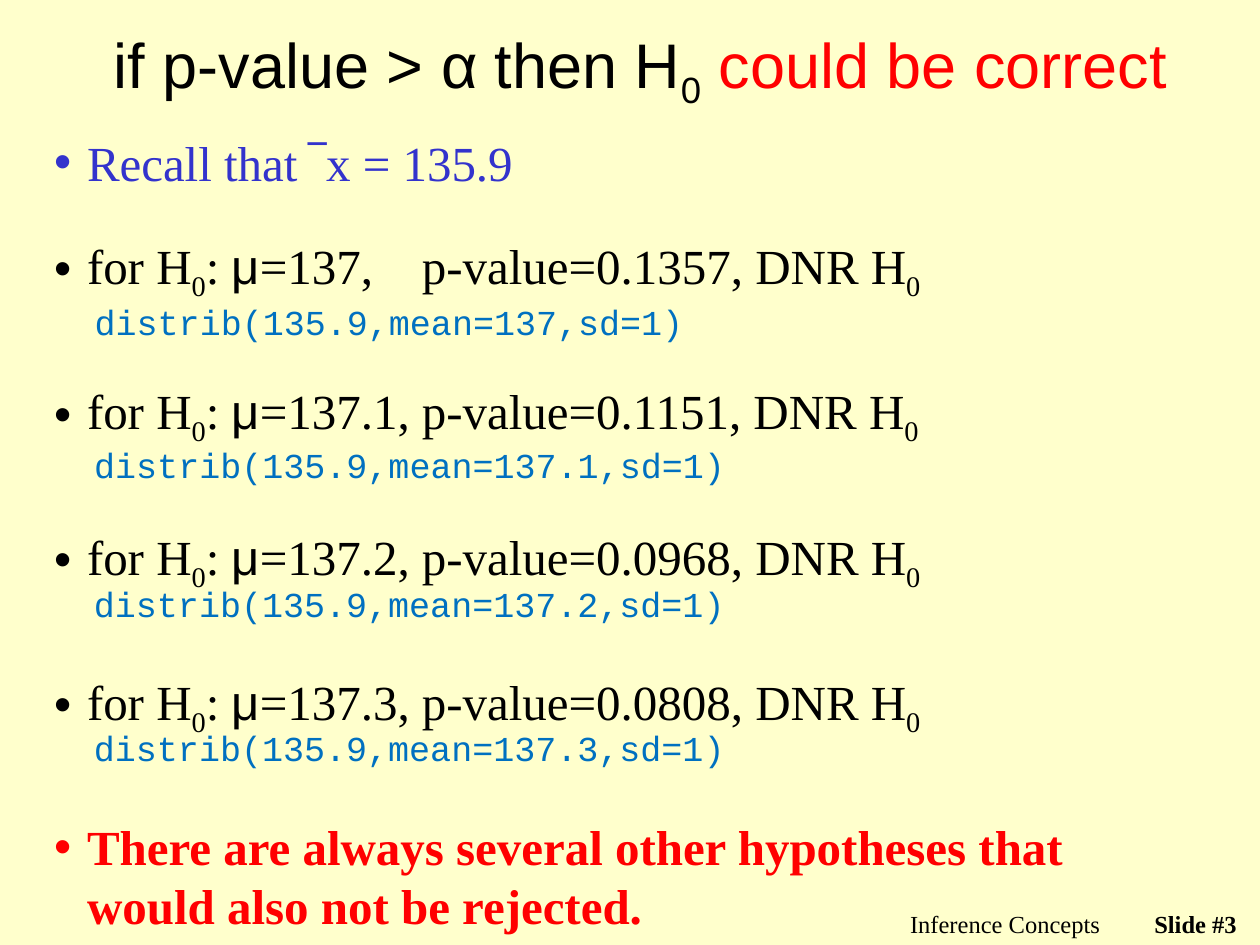
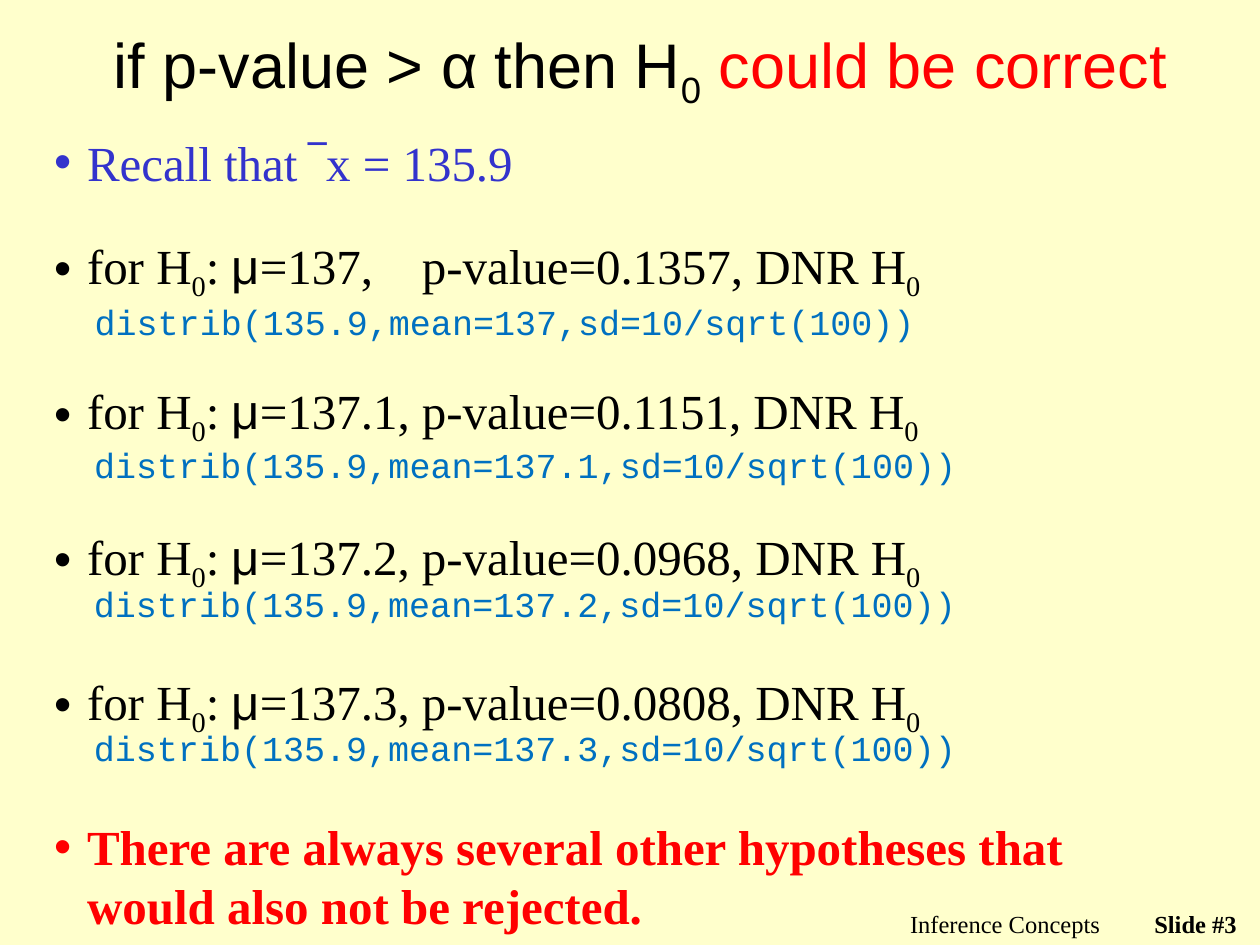
Before and after one commit to droglenc/NCMTH107, a slide deck: slide 3 of modules/Hypothesis_Testing/PPT-Lecture-2.pptx. Drawn at 1260x945 pixels with LibreOffice and Linux fonts; fonts in the diff are those of the drawing; background and template pictures are left out. Boxes give left, top, right and bottom in pixels: in the first picture for what was removed or moved away, otherwise in the second. Text is boxed around its words. In the diff, an @@ line names an element or a change of style, - is before the commit and + after.

```diff
--- a/modules/Hypothesis_Testing/PPT-Lecture-2.pptx
+++ b/modules/Hypothesis_Testing/PPT-Lecture-2.pptx
@@ text at [95,310,915,343]: text changed @@
-distrib(135.9,mean=137,sd=1)
+distrib(135.9,mean=137,sd=10/sqrt(100))
@@ text at [94,453,956,486]: text changed @@
-distrib(135.9,mean=137.1,sd=1)
+distrib(135.9,mean=137.1,sd=10/sqrt(100))
@@ text at [94,592,956,625]: text changed @@
-distrib(135.9,mean=137.2,sd=1)
+distrib(135.9,mean=137.2,sd=10/sqrt(100))
@@ text at [94,737,956,769]: text changed @@
-distrib(135.9,mean=137.3,sd=1)
+distrib(135.9,mean=137.3,sd=10/sqrt(100))
```
Also in this commit, not shown: 2 other slides changed.
